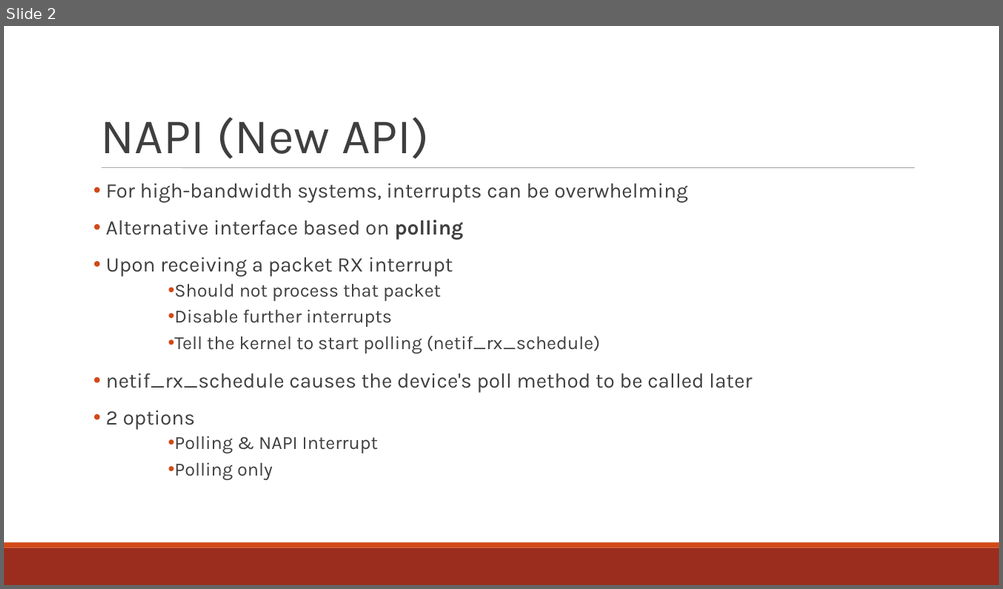
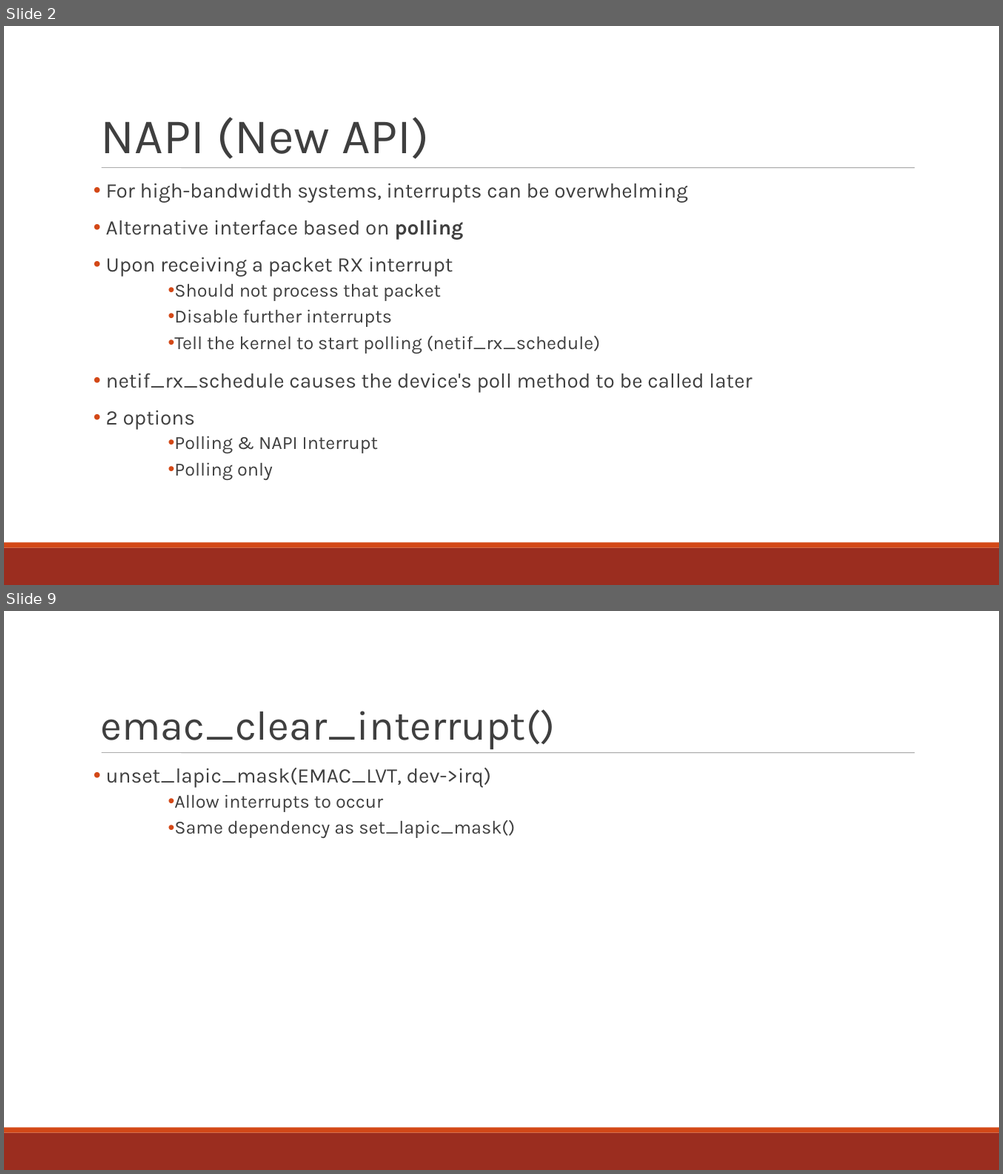
Before and after one commit to minitu/urop_priv, a slide deck: rckemac_linuxdep.ppt. Shown one above the other, each under a label of ours: slide 2 before the commit, slides 2 and 9 after it; the slides between them are not shown. The pictures are 1003x589 and 1003x1174 pixels, drawn with LibreOffice and Linux fonts; fonts in the diff are those of the drawing. Boxes give left, top, right and bottom in pixels: in the first picture for what was removed or moved away, otherwise in the second. Text is boxed around its words. In the diff, an @@ line names an element or a change of style, - is before the commit and + after.

```diff
--- a/rckemac_linuxdep.ppt
+++ b/rckemac_linuxdep.ppt
@@ slide 9 added at (4, 611, 999, 1170), background #FFFFFF; not listed: 3 template elements that a slide beside it also shows @@
@@ title added at (101, 709, 555, 749), 40 pt, text #3F3F3F @@
+emac_clear_interrupt()
@@ text added at (106, 768, 515, 838), 18 pt, text #3F3F3F @@
+• unset_lapic_mask(EMAC_LVT, dev->irq)
+  • Allow interrupts to occur
+  • Same dependency as set_lapic_mask()
```
Also in this commit, not shown: 4 slides changed, 13 other slides added, 2 other files.
